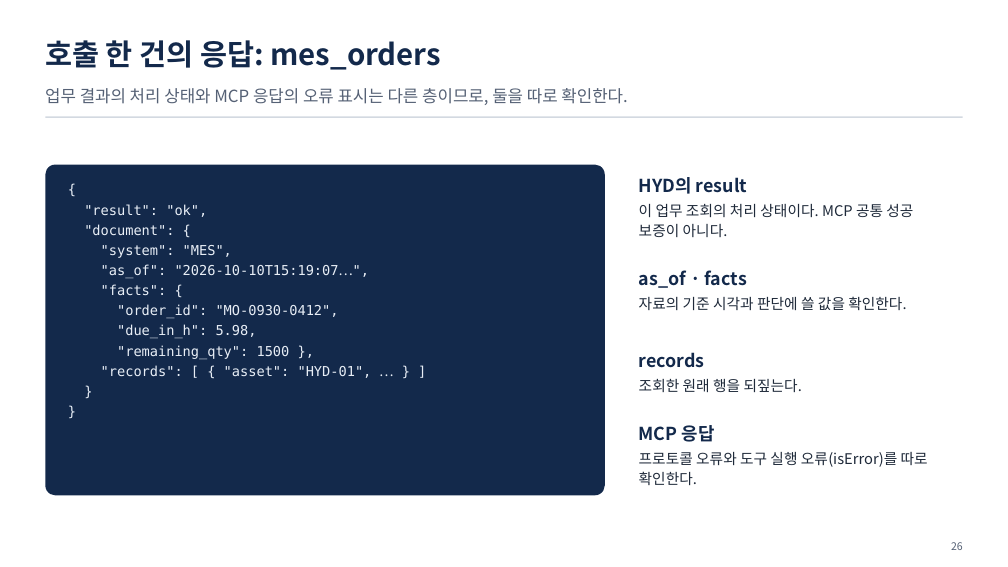
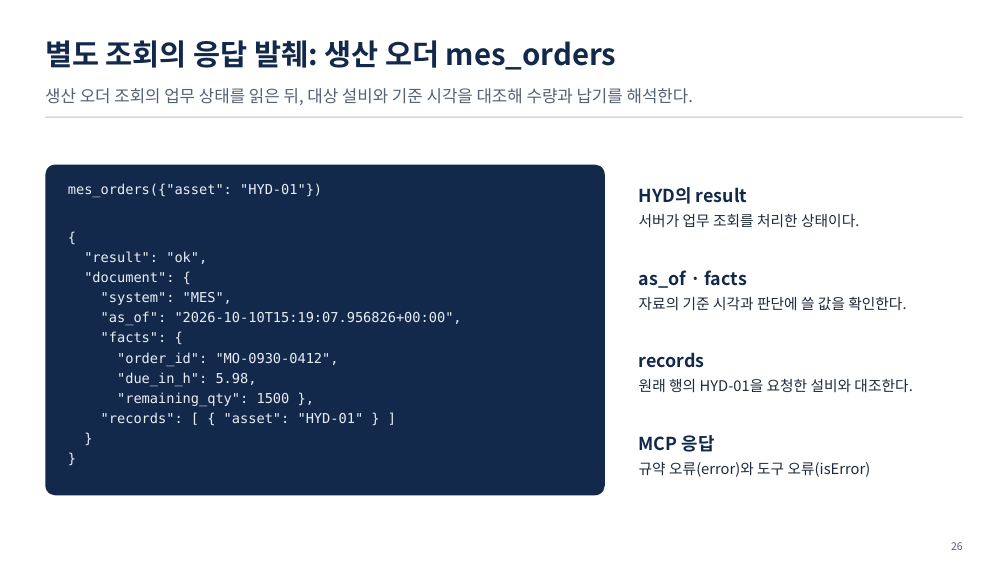
Before and after one commit to uengine-oss/hyd-iot-edu, a slide deck: slide 26 of workspace/강의제작/산출물/통합반/이론_오프라인/06회차/통합반_오프라인_06회차.pptx. Drawn at 1008x567 pixels with LibreOffice and Linux fonts; fonts in the diff are those of the drawing. Boxes give left, top, right and bottom in pixels: in the first picture for what was removed or moved away, otherwise in the second. Text is boxed around its words. In the diff, an @@ line names an element or a change of style, - is before the commit and + after.

Commit message:
통합반 현장 6회차 17~28장 MCP 도구 발견·입력 스키마·업무 응답과 stdio·HTTP 연결을 현장 화면·원본·노트로 검증한다

```diff
--- a/workspace/강의제작/산출물/통합반/이론_오프라인/06회차/통합반_오프라인_06회차.pptx
+++ b/workspace/강의제작/산출물/통합반/이론_오프라인/06회차/통합반_오프라인_06회차.pptx
@@ text at [45,40,616,70]: text changed @@
-호출 한 건의 응답: mes_orders
+별도 조회의 응답 발췌: 생산 오더 mes_orders
@@ text at [45,88,693,105]: text changed @@
-업무 결과의 처리 상태와 MCP 응답의 오류 표시는 다른 층이므로, 둘을 따로 확인한다.
+생산 오더 조회의 업무 상태를 읽은 뒤, 대상 설비와 기준 시각을 대조해 수량과 납기를 해석한다.
@@ text at [68,183,322,198]: paragraph added @@
+mes_orders({"asset": "HYD-01"})
@@ text at [639,214,859,227]: text changed @@
-이 업무 조회의 처리 상태이다. MCP 공통 성공 보증이 아니다.
+서버가 업무 조회를 처리한 상태이다.
@@ text at [101,311,462,326]: text changed @@
-"as_of": "2026-10-10T15:19:07…",
+"as_of": "2026-10-10T15:19:07.956826+00:00",
@@ text at [639,378,912,392]: text changed @@
-조회한 원래 행을 되짚는다.
+원래 행의 HYD-01을 요청한 설비와 대조한다.
@@ text at [101,412,364,423]: text changed @@
-"records": [ { "asset": "HYD-01", … } ]
+"records": [ { "asset": "HYD-01" } ]
@@ text at [639,462,871,477]: text changed @@
-프로토콜 오류와 도구 실행 오류(isError)를 따로 확인한다.
+규약 오류(error)와 도구 오류(isError)
```
Also in this commit, not shown: 11 other slides changed, 10 other files.
